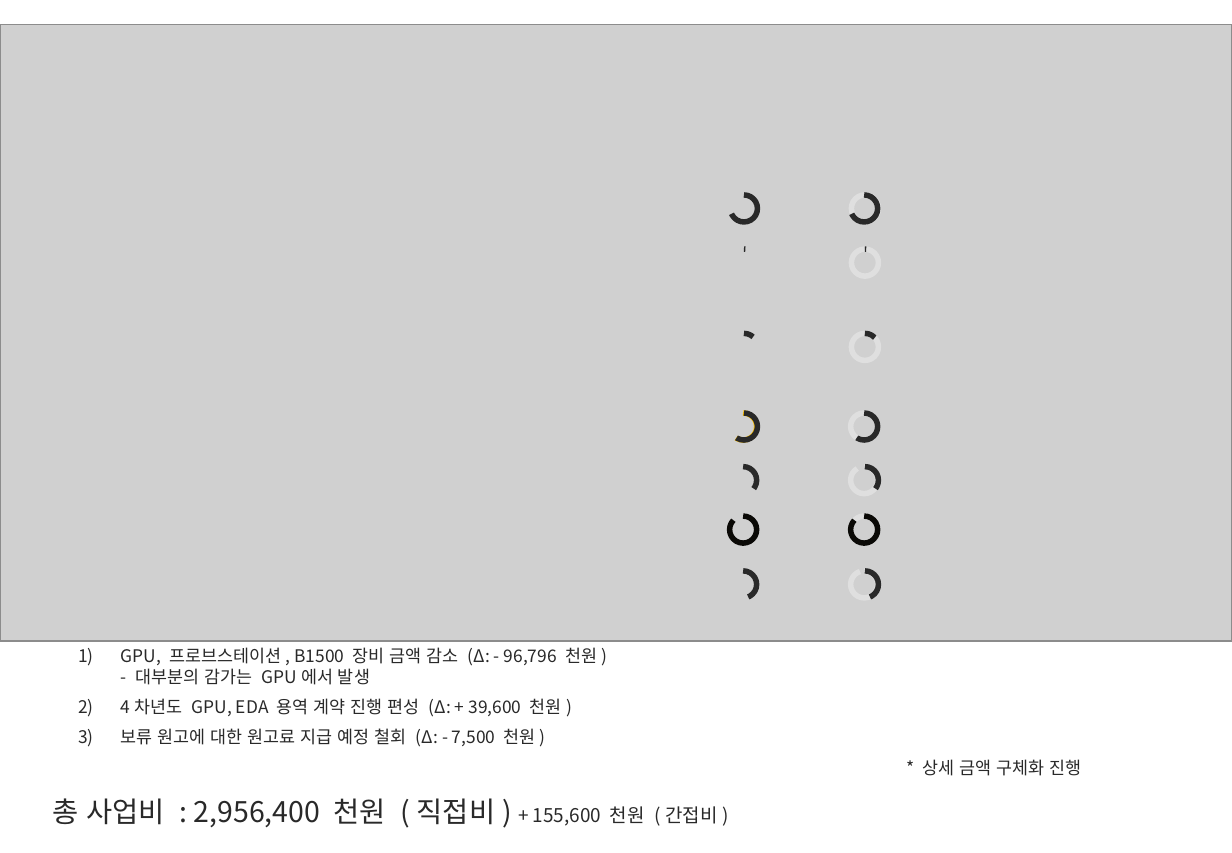
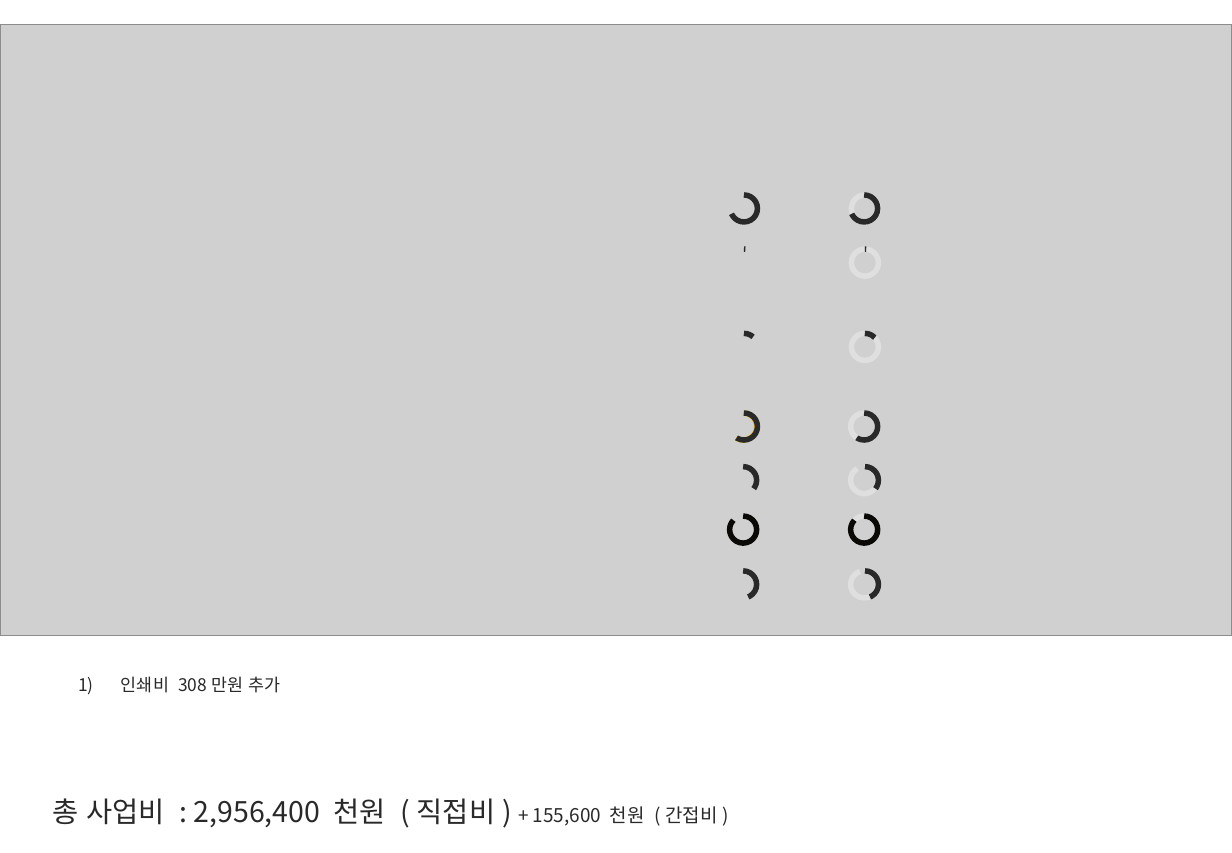
Before and after one commit to vectorcont62-dev/SSSU-third, a slide deck: slide 1 of 실무회의 및 단장미팅 발표자료/251216 실무회의 자료 - 진명.pptx. Drawn at 1232x853 pixels with LibreOffice and Linux fonts; fonts in the diff are those of the drawing; grey boxes stand for pictures; background and template pictures are left out. Boxes give left, top, right and bottom in pixels: in the first picture for what was removed or moved away, otherwise in the second. Text is boxed around its words. In the diff, an @@ line names an element or a change of style, - is before the commit and + after.

```diff
--- a/실무회의 및 단장미팅 발표자료/251216 실무회의 자료 - 진명.pptx
+++ b/실무회의 및 단장미팅 발표자료/251216 실무회의 자료 - 진명.pptx
@@ picture: place and size @@
-picture at (0,24,1232,640)
+picture at (0,24,1232,635)
@@ text at (121,676,280,693): text changed @@
-1) GPU, 프로브스테이션, B1500 장비 금액 감소 (Δ: - 96,796 천원)
-   - 대부분의 감가는 GPU에서 발생
-2) 4차년도 GPU, EDA 용역 계약 진행 편성 (Δ: + 39,600 천원)
-3) 보류 원고에 대한 원고료 지급 예정 철회 (Δ: - 7,500 천원)
-* 상세 금액 구체화 진행
+1) 인쇄비 308만원 추가
```
Also in this commit, not shown: 5 other files.
